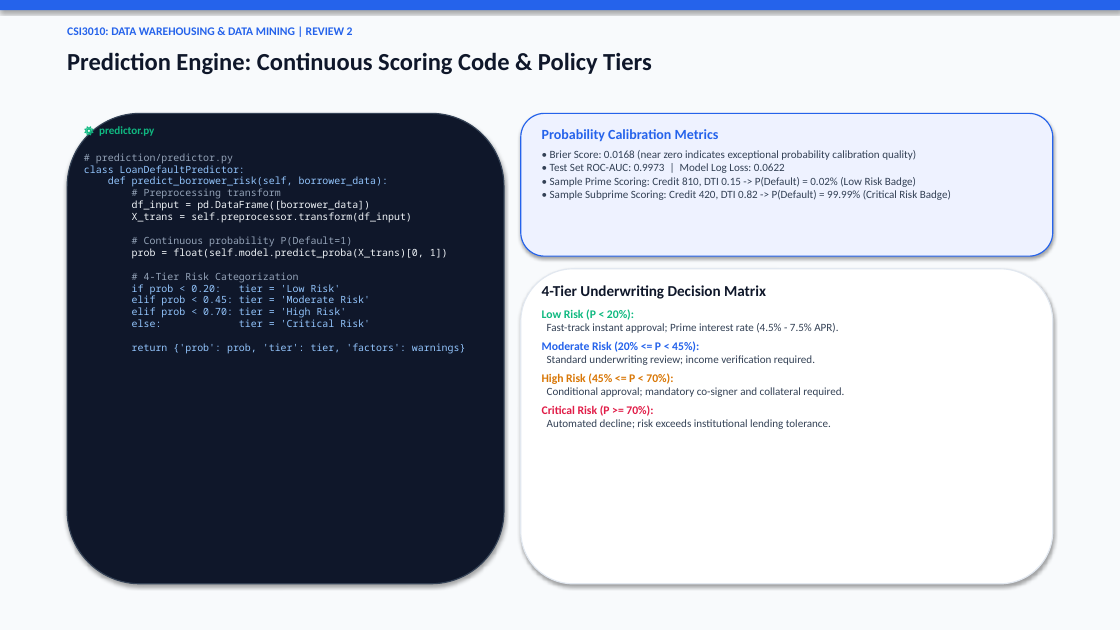
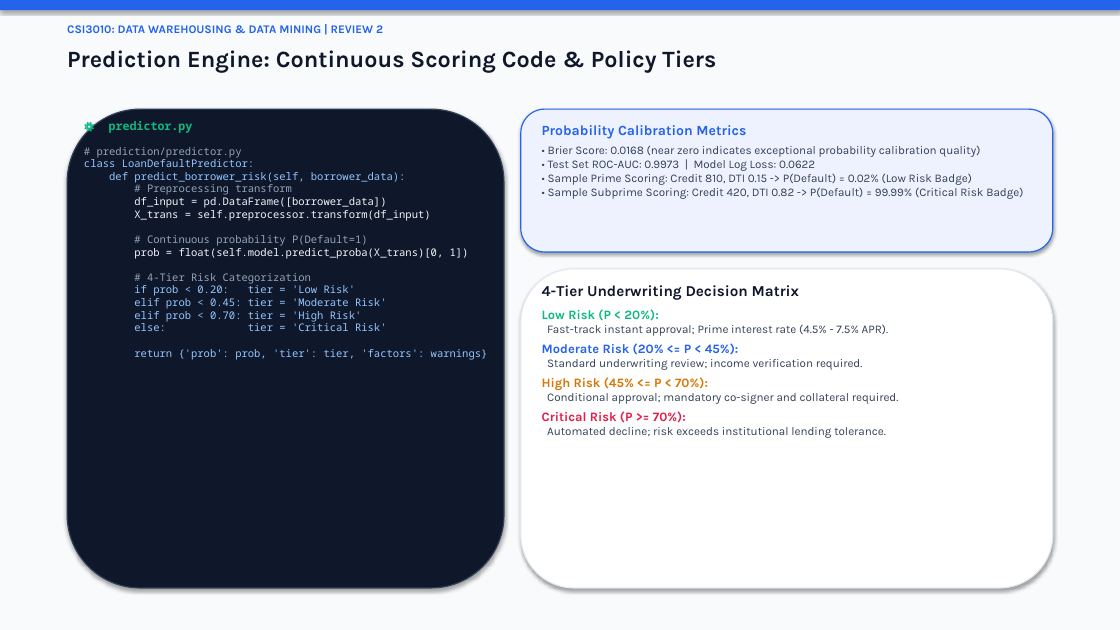
Before and after one commit to MahaprabhuK/Byte_Brigades_Loan_Default, a slide deck: slide 13 of Review2_ByteBrigades_LoanDefault.pptx. Drawn at 1120x630 pixels with LibreOffice and Linux fonts; fonts in the diff are those of the drawing. Boxes give left, top, right and bottom in pixels: in the first picture for what was removed or moved away, otherwise in the second. Text is boxed around its words. In the diff, an @@ line names an element or a change of style, - is before the commit and + after.

Commit message:
style(presentation): format with Segoe UI professional font, strict 12pt body text, and brief single-line points

```diff
--- a/Review2_ByteBrigades_LoanDefault.pptx
+++ b/Review2_ByteBrigades_LoanDefault.pptx
@@ text "CSI3010: DATA WAREHOUSING & DATA ..." at box(67, 25, 383, 33): font Calibri to Karla @@
@@ text "Prediction Engine: Continuous Scoring Code ..." at box(67, 50, 716, 72): size 21 to 20 pt, font Calibri to Karla @@
@@ rounded rectangle: place and size @@
-rounded rectangle at box(67, 113, 504, 584)
+rounded rectangle at box(67, 109, 504, 588)
@@ text "⚙ predictor.py" at box(109, 121, 193, 133): size 9.5 to 10 pt, font Calibri to Noto Sans Mono @@
@@ rounded rectangle: place and size @@
-rounded rectangle at box(521, 113, 1053, 256)
+rounded rectangle at box(521, 109, 1053, 252)
@@ text "Probability Calibration Metrics" at box(542, 125, 1023, 199): font Calibri to Karla, size 9.5 to 10 pt @@
@@ text "# prediction/predictor.py" at box(84, 147, 488, 360): size 8.5 to 9 pt @@
@@ rounded rectangle: place and size @@
-rounded rectangle at box(521, 269, 1053, 584)
+rounded rectangle at box(521, 269, 1053, 588)
@@ text "4-Tier Underwriting Decision Matrix" at box(542, 285, 899, 438): font Calibri to Karla; size 10 to 11 pt in "Low Risk (P < 20%):", "Moderate Risk (20% <= P < 45%):", "High Risk (45% <= P < 70%):", "Critical Risk (P >= 70%):"; size 9.5 to 10 pt in "Fast-track instant approval; Prime interest rate (4.5% ...", "Standard underwriting review; income verification required.", "Conditional approval; mandatory co-signer and collateral req ...", "Automated decline; risk exceeds institutional lending tolera ..." @@
```
Also in this commit, not shown: 13 other slides changed, 1 other file.
